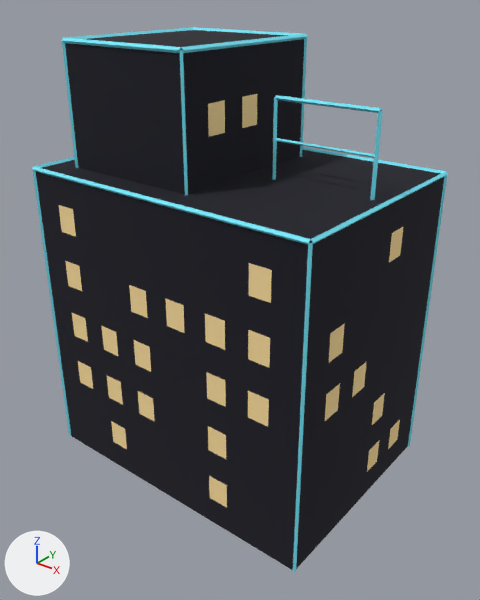
The glTF model models/tower_a.glb as it was, and as the next commit left it.
Before and after are seen from a camera (50 mm lens) standing at (27.2, -33.7, 33.5) and looking at (0.8, -0.7, 13.0). Every picture has the same lights, and +X, +Y and +Z are marked at lower left. The older version comes first.

Names of what the first picture shows: 'root'.
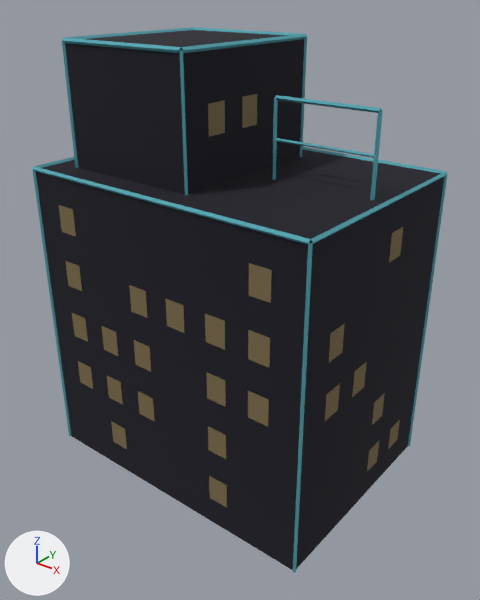
What differs and where, as boxes (x1, y1, x2, y2) in the pictures (480 x 600 px):
'root', recoloured: (32, 27, 448, 573) in both

The change, as a diff of the scene's bpy script:
```diff
--- a/models/tower_a.glb.py
+++ b/models/tower_a.glb.py
@@ mat_window @@
 mat_window = principled_material('window')
-mat_window.base_color = (1.0, 0.75, 0.35)  # beige #ffe1a0
+mat_window.base_color = (0.2, 0.15, 0.07)  # brown #7c6c4b
 mat_window.roughness = 1.0
@@ mat_cap @@
 mat_cap = principled_material('cap')
-mat_cap.base_color = (0.2, 0.85, 1.0)  # cyan #7cedff
+mat_cap.base_color = (0.09, 0.383, 0.45)  # cyan #55a6b3
 mat_cap.roughness = 1.0
```
